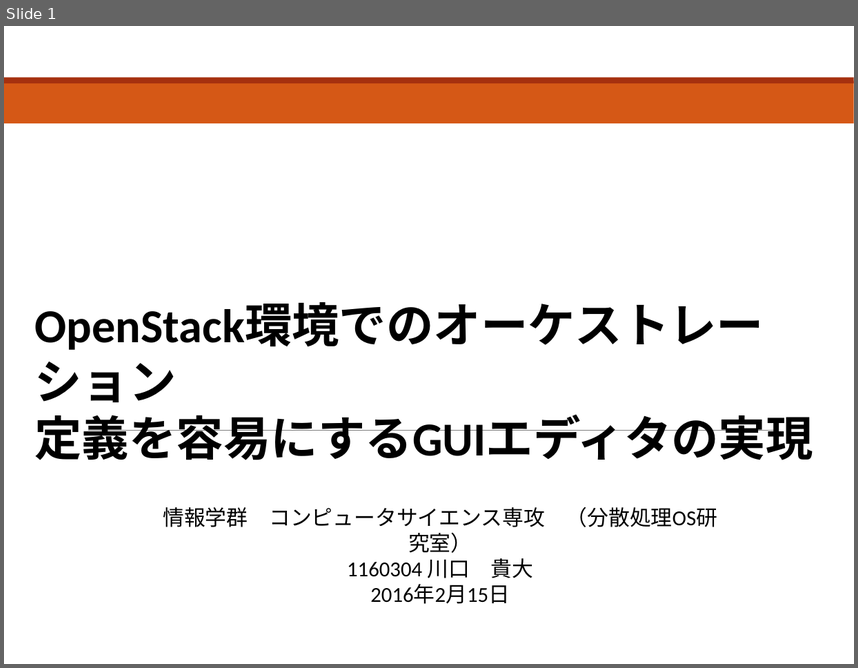
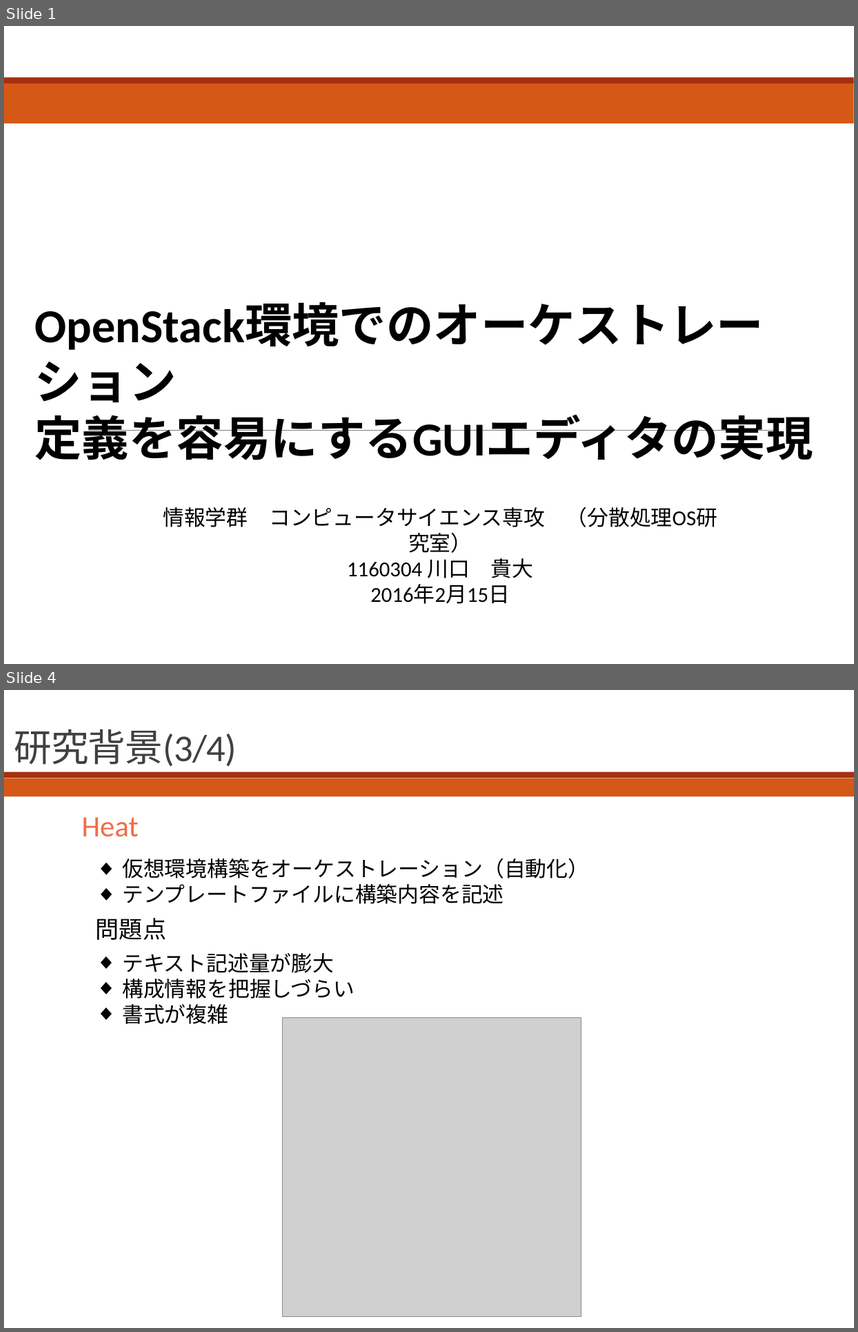
Before and after one commit to bokuhide/GUIToolCreate, a slide deck: 卒業論文本体/発表用スライド.pptx. Shown one above the other, each under a label of ours: slide 1 before the commit, slides 1 and 4 after it; the slides between them are not shown. The pictures are 858x668 and 858x1332 pixels, drawn with LibreOffice and Linux fonts; fonts in the diff are those of the drawing; grey boxes stand for pictures. Boxes give left, top, right and bottom in pixels: in the first picture for what was removed or moved away, otherwise in the second. Text is boxed around its words. In the diff, an @@ line names an element or a change of style, - is before the commit and + after.

```diff
--- a/卒業論文本体/発表用スライド.pptx
+++ b/卒業論文本体/発表用スライド.pptx
@@ slide 4 added at box(4, 690, 854, 1328), background #FFFFFF @@
@@ title added at box(14, 729, 237, 767), 32 pt, text #404040 @@
+研究背景(3/4)
@@ rectangle added at box(4, 771, 854, 778), fill #A5300F @@
@@ rectangle added at box(4, 778, 854, 797), fill #D55816 @@
@@ text added at box(82, 817, 139, 837), 25 pt, text #EE6E4A @@
+  Heat
@@ text added at box(122, 858, 589, 904), 18 pt, text #000000 @@
+◆ 仮想環境構築をオーケストレーション（自動化）
+◆ テンプレートファイルに構築内容を記述
@@ text added at box(96, 918, 167, 940), 20 pt, text #000000 @@
+問題点
@@ text added at box(122, 953, 355, 1024), 18 pt, text #000000 @@
+◆ テキスト記述量が膨大
+◆ 構成情報を把握しづらい
+◆ 書式が複雑
@@ picture added at box(283, 1017, 582, 1316) @@
```
Also in this commit, not shown: 2 slides changed, 4 other slides added, 1 other file.
